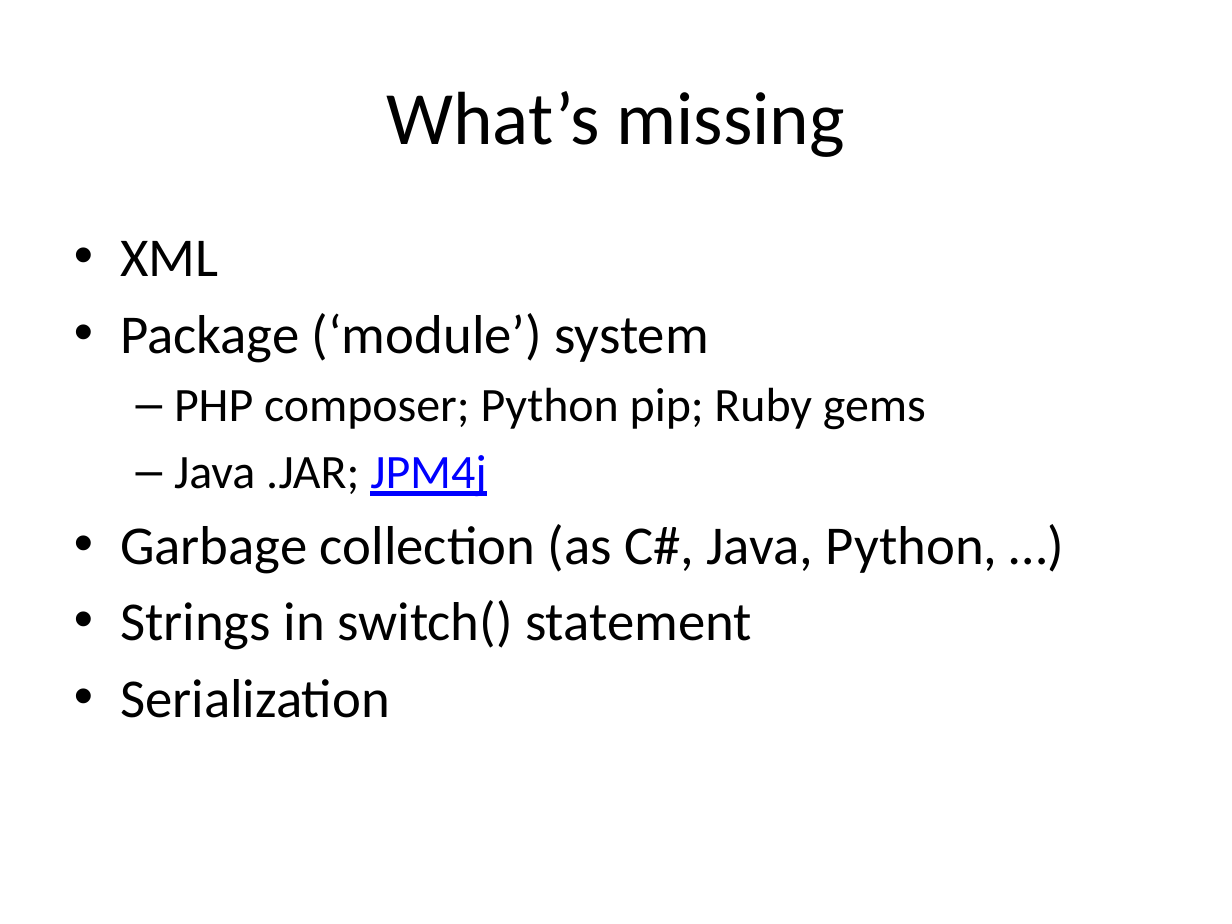
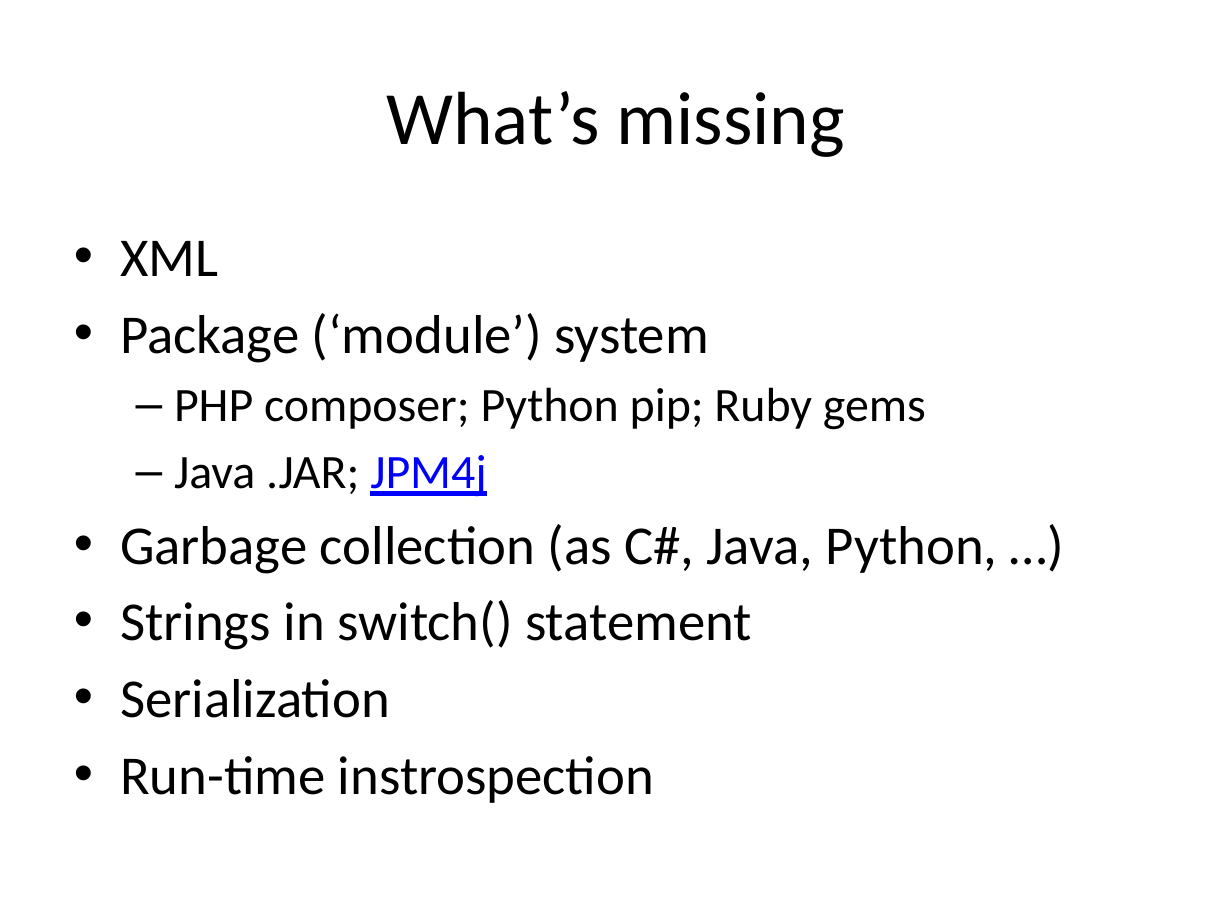
Before and after one commit to fellmad/FunWithCpp11, a slide deck: slide 3 of doc/Fun_with_C++11.pptx. Drawn at 1232x924 pixels with LibreOffice and Linux fonts; fonts in the diff are those of the drawing. Boxes give left, top, right and bottom in pixels: in the first picture for what was removed or moved away, otherwise in the second. Text is boxed around its words. In the diff, an @@ line names an element or a change of style, - is before the commit and + after.

```diff
--- a/doc/Fun_with_C++11.pptx
+++ b/doc/Fun_with_C++11.pptx
@@ text at bbox=[120, 756, 654, 803]: paragraph added @@
+• Run-time instrospection
```
Also in this commit, not shown: 5 other files.
